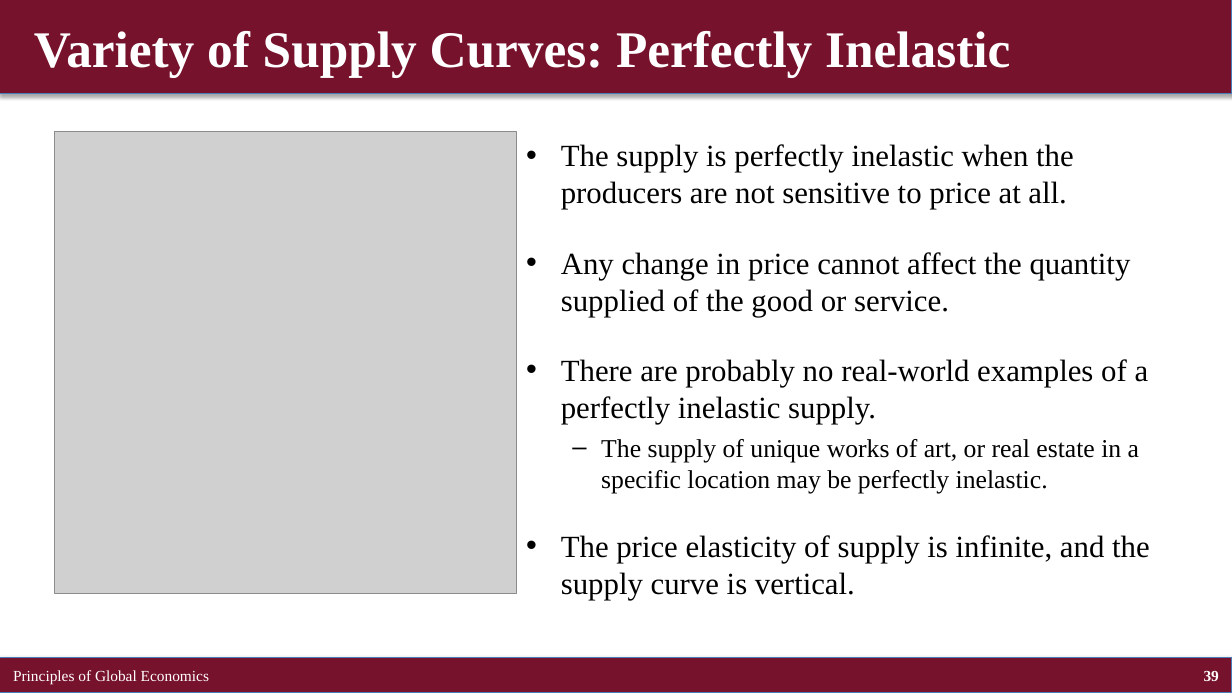
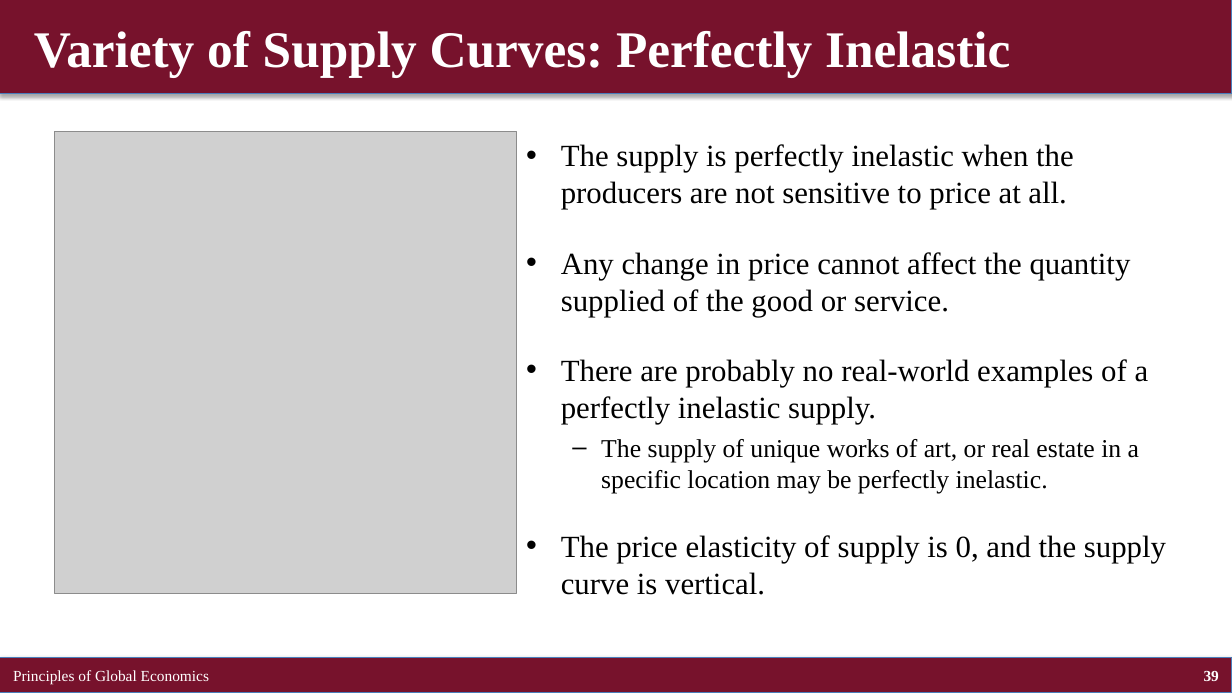
Before and after one commit to brianhwpark/brianhwpark.github.io, a slide deck: slide 39 of files/teaching-resources/concordiacollege-bus-201/bus-201-lecture-note/bus201-ch05.pptx. Drawn at 1232x693 pixels with LibreOffice and Linux fonts; fonts in the diff are those of the drawing; grey boxes stand for pictures. Boxes give left, top, right and bottom in pixels: in the first picture for what was removed or moved away, otherwise in the second. Text is boxed around its words. In the diff, an @@ line names an element or a change of style, - is before the commit and + after.

```diff
--- a/files/teaching-resources/concordiacollege-bus-201/bus-201-lecture-note/bus201-ch05.pptx
+++ b/files/teaching-resources/concordiacollege-bus-201/bus-201-lecture-note/bus201-ch05.pptx
@@ text at <box>561,535,1166,595</box>: text changed @@
-• The price elasticity of supply is infinite, and the supply curve is vertical.
+• The price elasticity of supply is 0, and the supply curve is vertical.
```
Also in this commit, not shown: 3 other slides changed, 9 other files.
